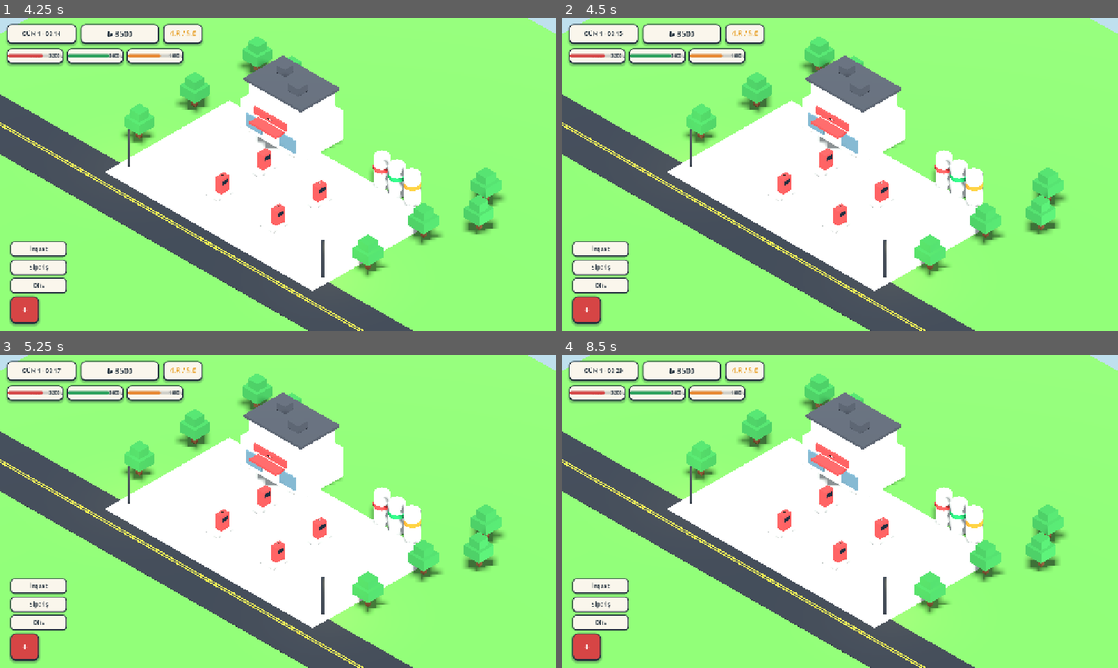
Above: before the commit, frames 1-4 (two rows, left to right).
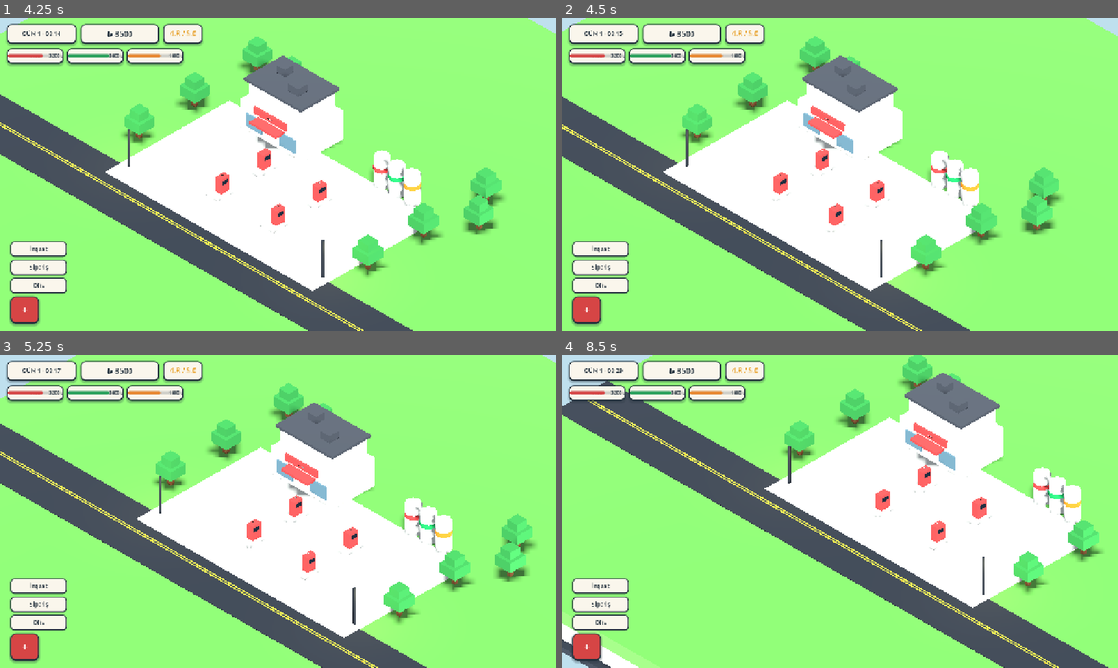
Above: after the commit, the same moments.

Repository: balax-studio/bakkal
Game: Godot game, scene res://scenes/Main.tscn
The game is run twice, just before and just after one commit, with the same random seed, the same clock (stepped at 60 frames per second) and the same inputs.
Inputs (mouse positions are in pixels of both pictures, inside the frame that each line leads up to):
- Up to frame 1 (4.25 s): click "+" at 0.5 s; click "İnşaat" at 1.25 s; click "Sipariş" at 2 s; click "Ofis" at 2.75 s; click "✕" at 3.5 s
- Up to frame 2 (4.5 s): tap Enter at 4.25 s; move the mouse to (962, 158) at 4.27 s; hold D from 4.28 s (still down); hold R from 4.28 s (still down); click (962, 158) at 4.42 s
- Up to frame 3 (5.25 s): tap Space at 4.52, 4.55, 4.82, 5 s; release D at 5 s; release R at 5 s; drag from (166, 527) to (250, 574) at 5.02 s
- Up to frame 4 (8.5 s): tap Enter at 5.75, 7.25 s; move the mouse to (895, 442) at 5.77 s; hold D 5.78-6.5 s; hold R 5.78-6.5 s; click (895, 442) at 5.92 s; tap Space at 6.05, 6.5 s; drag from (812, 574) to (673, 464) at 6.52 s; move the mouse to (1006, 558) at 7.27 s; hold A 7.28-8 s; hold Space 7.28-8 s; click (1006, 558) at 7.42 s; drag from (673, 464) to (756, 433) at 8.02 s

Frame 1 is identical in both runs. In frame 2, 6.1% of the frame differs, in the area x 0-100%, y 0-100%; in frame 3, 21%; in frame 4, 49%.

Commit message:
feat(controls): enable full isometric mouse drag pan, rotation, zoom, WASD keys and camera HUD controls

Diff:
--- a/godot_station/scripts/Main.gd
+++ b/godot_station/scripts/Main.gd
@@ -4,9 +4,92 @@
 @onready var dir_light: DirectionalLight3D = $DirectionalLight3D
 @onready var camera: Camera3D = $Camera3D
 
+var is_dragging: bool = false
+var last_mouse_pos: Vector2 = Vector2.ZERO
+var initial_cam_pos: Vector3 = Vector3(26, 24, 26)
+var cam_speed: float = 25.0
+
 func _ready() -> void:
 	EventBus.time_updated.connect(_on_time_updated)
 	_update_lighting(GameState.hour)
+	if camera:
+		initial_cam_pos = camera.position
+
+func _process(delta: float) -> void:
+	_handle_keyboard_pan(delta)
+
+func _unhandled_input(event: InputEvent) -> void:
+	if event is InputEventMouseButton:
+		if event.button_index == MOUSE_BUTTON_LEFT or event.button_index == MOUSE_BUTTON_RIGHT:
+			if event.pressed:
+				is_dragging = true
+				last_mouse_pos = event.position
+			else:
+				is_dragging = false
+		elif event.button_index == MOUSE_BUTTON_WHEEL_UP:
+			_zoom_camera(-1.5)
+		elif event.button_index == MOUSE_BUTTON_WHEEL_DOWN:
+			_zoom_camera(1.5)
+	elif event is InputEventMouseMotion and is_dragging:
+		var delta_m = event.position - last_mouse_pos
+		last_mouse_pos = event.position
+		_pan_camera_by_mouse(delta_m)
+
+func _pan_camera_by_mouse(delta_m: Vector2) -> void:
+	if not camera:
+		return
+	var factor: float = 0.05
+	var right: Vector3 = camera.global_transform.basis.x
+	var up: Vector3 = camera.global_transform.basis.y
+	right.y = 0.0
+	up.y = 0.0
+	right = right.normalized()
+	up = up.normalized()
+	var offset: Vector3 = (-right * delta_m.x + up * delta_m.y) * factor
+	camera.position += offset
+	_clamp_camera()
+
+func _handle_keyboard_pan(delta: float) -> void:
+	if not camera:
+		return
+	var forward: Vector3 = -camera.global_transform.basis.z
+	var right: Vector3 = camera.global_transform.basis.x
+	forward.y = 0.0
+	right.y = 0.0
+	forward = forward.normalized()
+	right = right.normalized()
+
+	var move_vec: Vector3 = Vector3.ZERO
+	if Input.is_key_pressed(KEY_W) or Input.is_key_pressed(KEY_UP):
+		move_vec += forward
+	if Input.is_key_pressed(KEY_S) or Input.is_key_pressed(KEY_DOWN):
+		move_vec -= forward
+	if Input.is_key_pressed(KEY_D) or Input.is_key_pressed(KEY_RIGHT):
+		move_vec += right
+	if Input.is_key_pressed(KEY_A) or Input.is_key_pressed(KEY_LEFT):
+		move_vec -= right
+	if Input.is_key_pressed(KEY_R) or Input.is_key_pressed(KEY_SPACE):
+		camera.position = initial_cam_pos
+
+	if move_vec.length_squared() > 0.0:
+		camera.position += move_vec.normalized() * cam_speed * delta
+		_clamp_camera()
+
+func _zoom_camera(amount: float) -> void:
+	if not camera:
+		return
+	if camera.projection == Camera3D.PROJECTION_ORTHOGONAL:
+		camera.size = clampf(camera.size + amount, 8.0, 50.0)
+	else:
+		var forward: Vector3 = -camera.global_transform.basis.z
+		camera.position += forward * (-amount)
+
+func _clamp_camera() -> void:
+	if not camera:
+		return
+	var max_pan: float = 45.0
+	camera.position.x = clampf(camera.position.x, initial_cam_pos.x - max_pan, initial_cam_pos.x + max_pan)
+	camera.position.z = clampf(camera.position.z, initial_cam_pos.z - max_pan, initial_cam_pos.z + max_pan)
 
 func _on_time_updated(h: int, _m: int, _d: int) -> void:
 	_update_lighting(h)
Not shown, changed: web_3d_station/game.js
Not shown, changed: web_3d_station/index.html
Not shown, changed: web_3d_station/style.css
